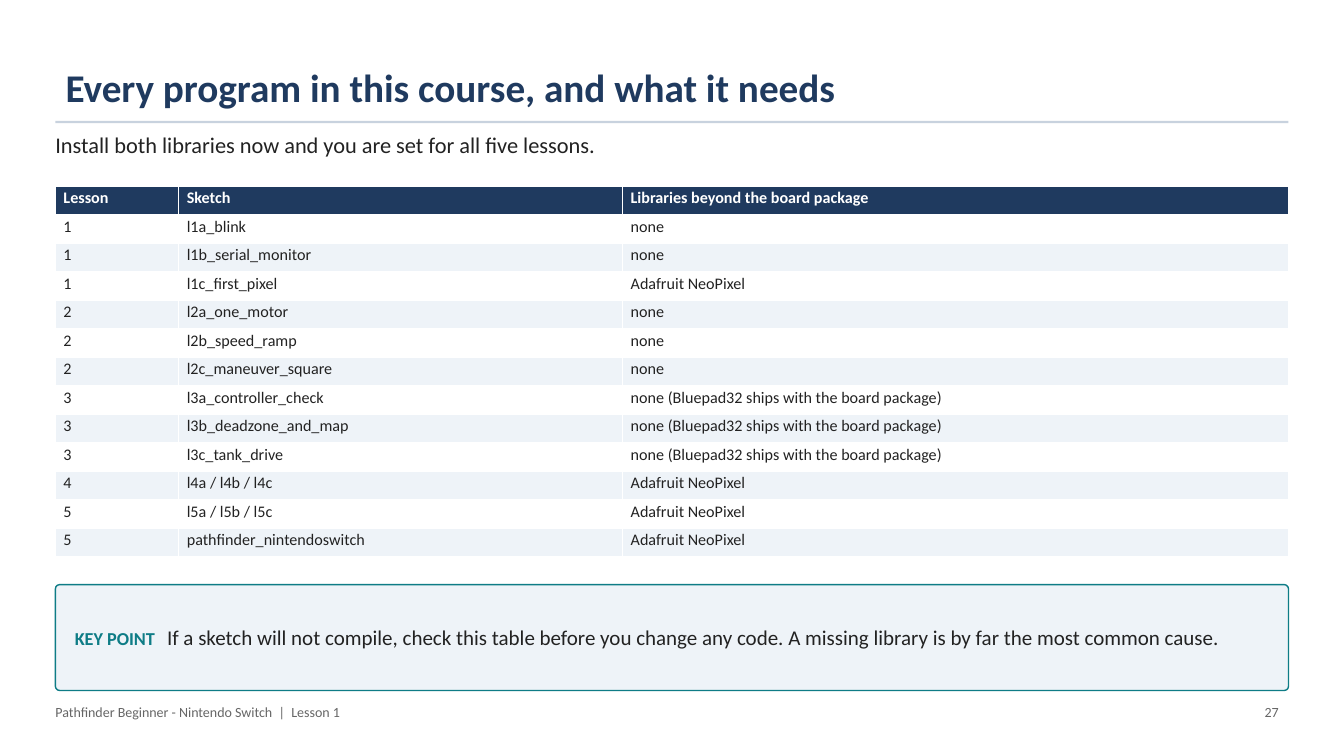
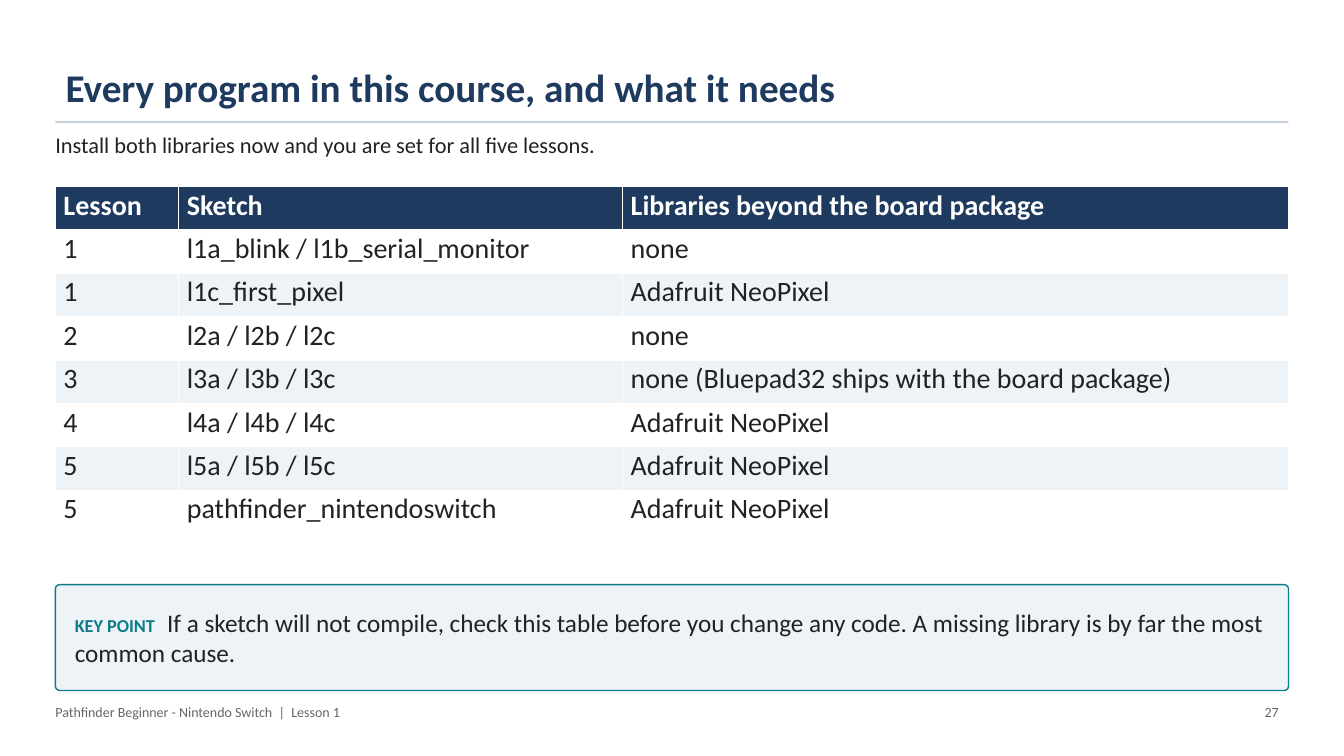
Before and after one commit to PorpoiseRobotics/porpoise-robotics, a slide deck: slide 27 of ground-vehicle/docs/courses/beginner-switch/l1_introduction.pptx. Drawn at 1344x756 pixels with LibreOffice and Linux fonts; fonts in the diff are those of the drawing. Boxes give left, top, right and bottom in pixels: in the first picture for what was removed or moved away, otherwise in the second. Text is boxed around its words. In the diff, an @@ line names an element or a change of style, - is before the commit and + after.

```diff
--- a/ground-vehicle/docs/courses/beginner-switch/l1_introduction.pptx
+++ b/ground-vehicle/docs/courses/beginner-switch/l1_introduction.pptx
@@ table at (x1=55, y1=187, x2=1289, y2=533) @@
-row 2: 1 | l1a_blink | none
-row 3: 1 | l1b_serial_monitor | none
+row 2: 1 | l1a_blink / l1b_serial_monitor | none
-row 5: 2 | l2a_one_motor | none
-row 6: 2 | l2b_speed_ramp | none
-row 7: 2 | l2c_maneuver_square | none
-row 8: 3 | l3a_controller_check | none (Bluepad32 ships with the board package)
-row 9: 3 | l3b_deadzone_and_map | none (Bluepad32 ships with the board package)
-row 10: 3 | l3c_tank_drive | none (Bluepad32 ships with the board package)
+row 4: 2 | l2a / l2b / l2c | none
+row 5: 3 | l3a / l3b / l3c | none (Bluepad32 ships with the board package)
@@ rounded rectangle "KEY POINT If a sketch ..." at (x1=55, y1=585, x2=1289, y2=691): size 15 to 18 pt @@
```
Also in this commit, not shown: 22 other slides changed, 22 other files.
